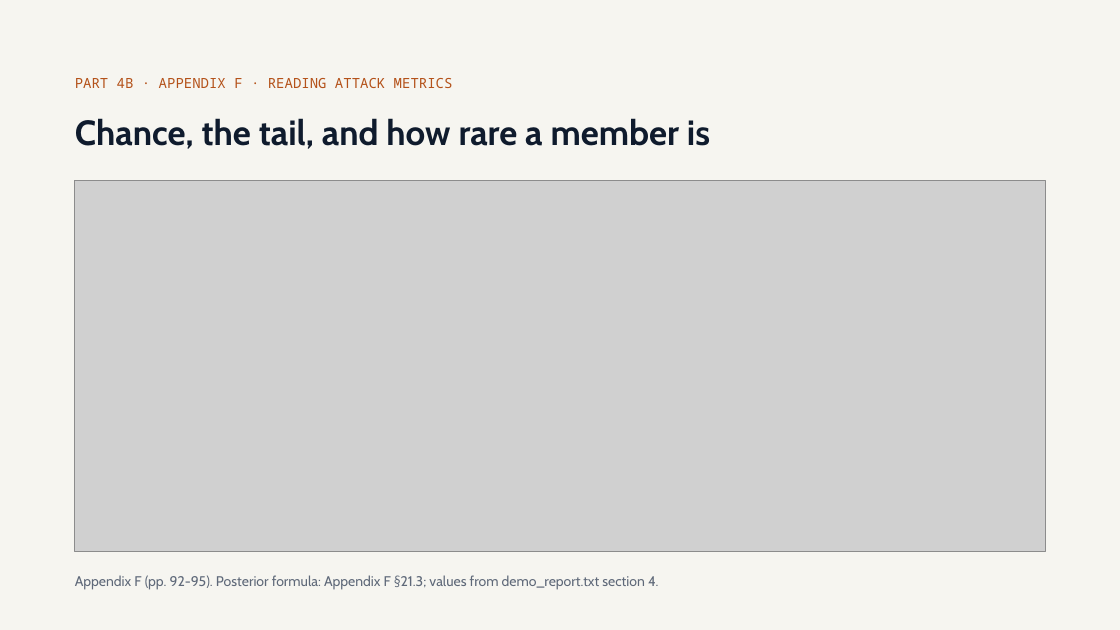
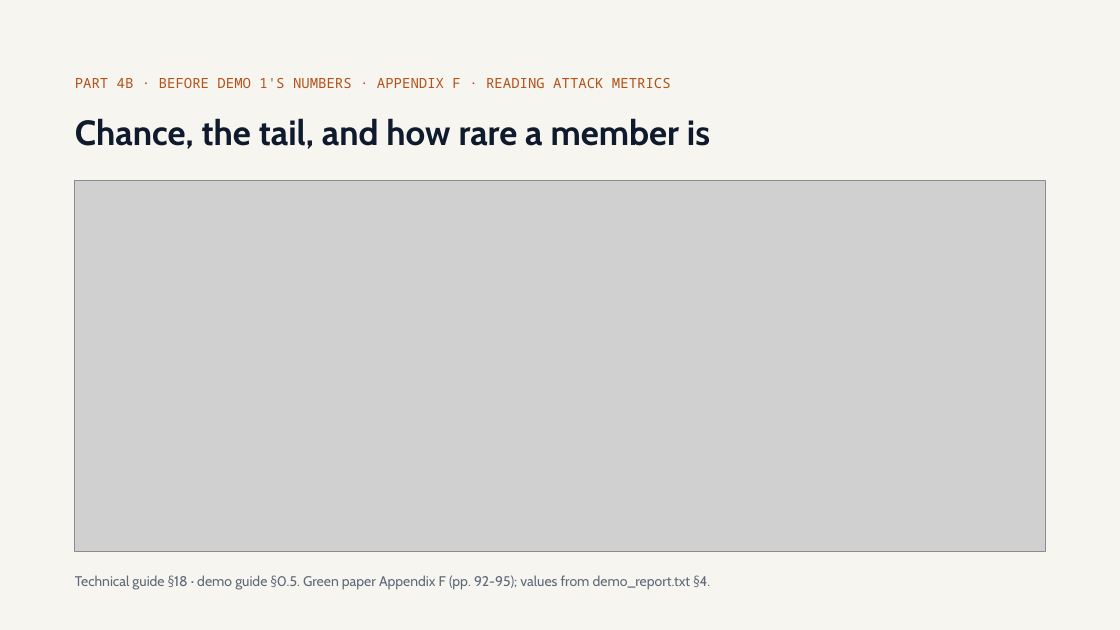
Before and after one commit to olonok69/graimatter_ML, a slide deck: slide 41 of docs/Adversarial_ML.pptx (slide 42 before the commit). Drawn at 1120x630 pixels with LibreOffice and Linux fonts; fonts in the diff are those of the drawing; grey boxes stand for pictures. Boxes give left, top, right and bottom in pixels: in the first picture for what was removed or moved away, otherwise in the second. Text is boxed around its words. In the diff, an @@ line names an element or a change of style, - is before the commit and + after.

```diff
--- a/docs/Adversarial_ML.pptx
+++ b/docs/Adversarial_ML.pptx
@@ text at <box>75,78,671,88</box>: text changed @@
-PART 4B · APPENDIX F · READING ATTACK METRICS
+PART 4B · BEFORE DEMO 1'S NUMBERS · APPENDIX F · READING ATTACK METRICS
@@ text at <box>75,575,710,590</box>: text changed @@
-Appendix F (pp. 92-95). Posterior formula: Appendix F §21.3; values from demo_report.txt section 4.
+Technical guide §18 · demo guide §0.5. Green paper Appendix F (pp. 92-95); values from demo_report.txt §4.
```
Also in this commit, not shown: 23 other slides changed, 1 slide added, 14 other files.
